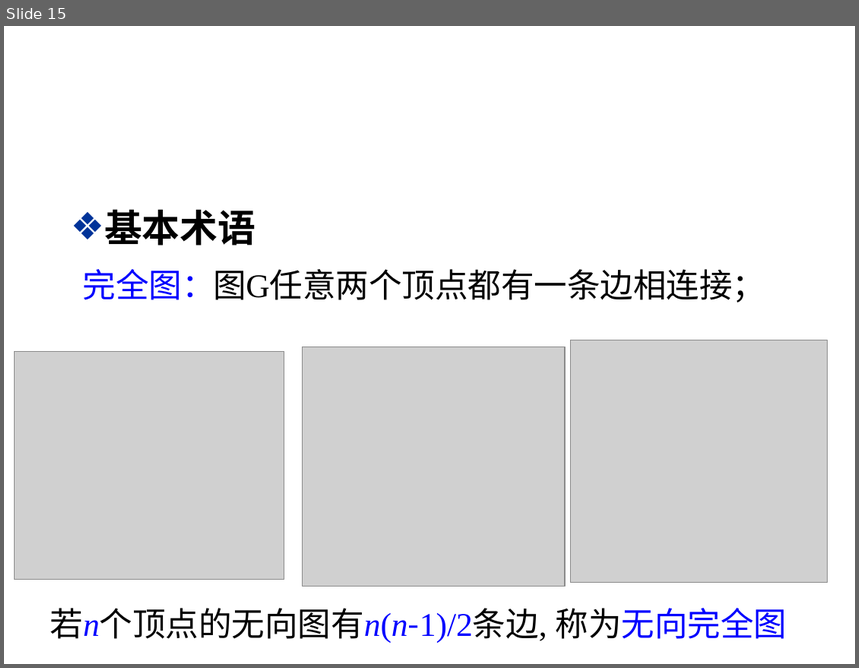
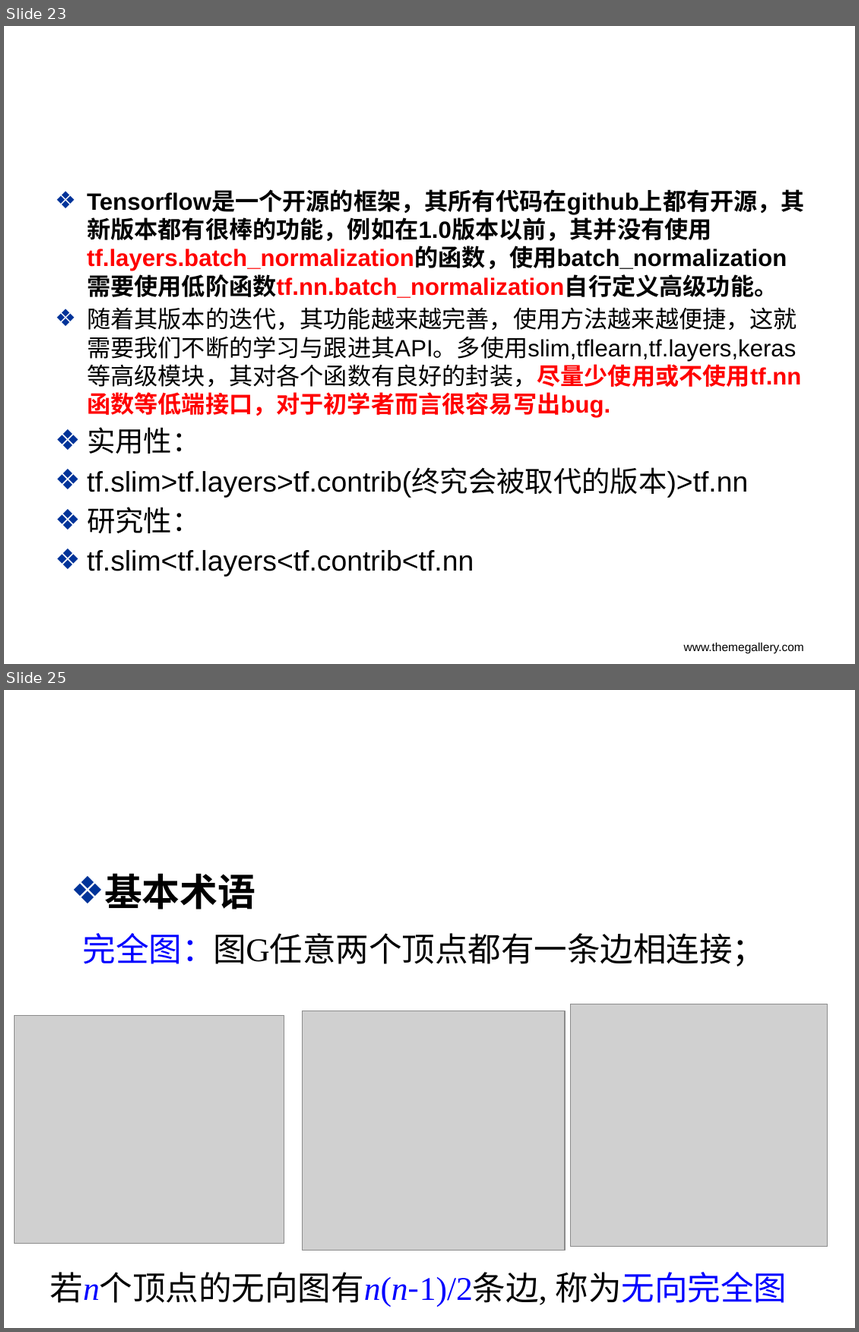
Before and after one commit to Asurada2015/Test, a slide deck: Prediction based on convolutional neural network/worklog/Deeplearning tricks.pptx. Shown one above the other, each under a label of ours: slide 15 before the commit, slides 23 and 25 after it; the slides between them are not shown. The pictures are 859x668 and 859x1332 pixels, drawn with LibreOffice and Linux fonts; fonts in the diff are those of the drawing; grey boxes stand for pictures; background and template pictures are left out. Boxes give left, top, right and bottom in pixels: in the first picture for what was removed or moved away, otherwise in the second. Text is boxed around its words. In the diff, an @@ line names an element or a change of style, - is before the commit and + after.

```diff
--- a/Prediction based on convolutional neural network/worklog/Deeplearning tricks.pptx
+++ b/Prediction based on convolutional neural network/worklog/Deeplearning tricks.pptx
@@ slide 23 added at <box>4,26,855,664</box>, background picture (left out) @@
@@ text added at <box>87,191,805,577</box>, 20 pt, text #000000, bold @@
+❖ Tensorflow是一个开源的框架，其所有代码在github上都有开源，其新版本都有很棒的功能，例如在1.0版本以前，其并没有使用tf.layers.batch_normalization的函数，使用batch_normalization需要使用低阶函数tf.nn.batch_normalization自行定义高级功能。
+❖ 随着其版本的迭代，其功能越来越完善，使用方法越来越便捷，这就需要我们不断的学习与跟进其API。多使用slim,tflearn,tf.layers,keras等高级模块，其对各个函数有良好的封装，尽量少使用或不使用tf.nn函数等低端接口，对于初学者而言很容易写出bug.
+❖ 实用性：
+❖ tf.slim>tf.layers>tf.contrib(终究会被取代的版本)>tf.nn
+❖ 研究性：
+❖ tf.slim<tf.layers<tf.contrib<tf.nn
@@ title added at <box>87,337,796,362</box>, 32 pt, text #FFFFFF, bold @@
+Tensorflow API
@@ text added at <box>684,642,804,655</box>, 10 pt, text #000000 @@
+www.themegallery.com
@@ what was slide 15 is now slide 25 @@
```
Also in this commit, not shown: 1 slide changed, 9 other slides added, 1 other file.
